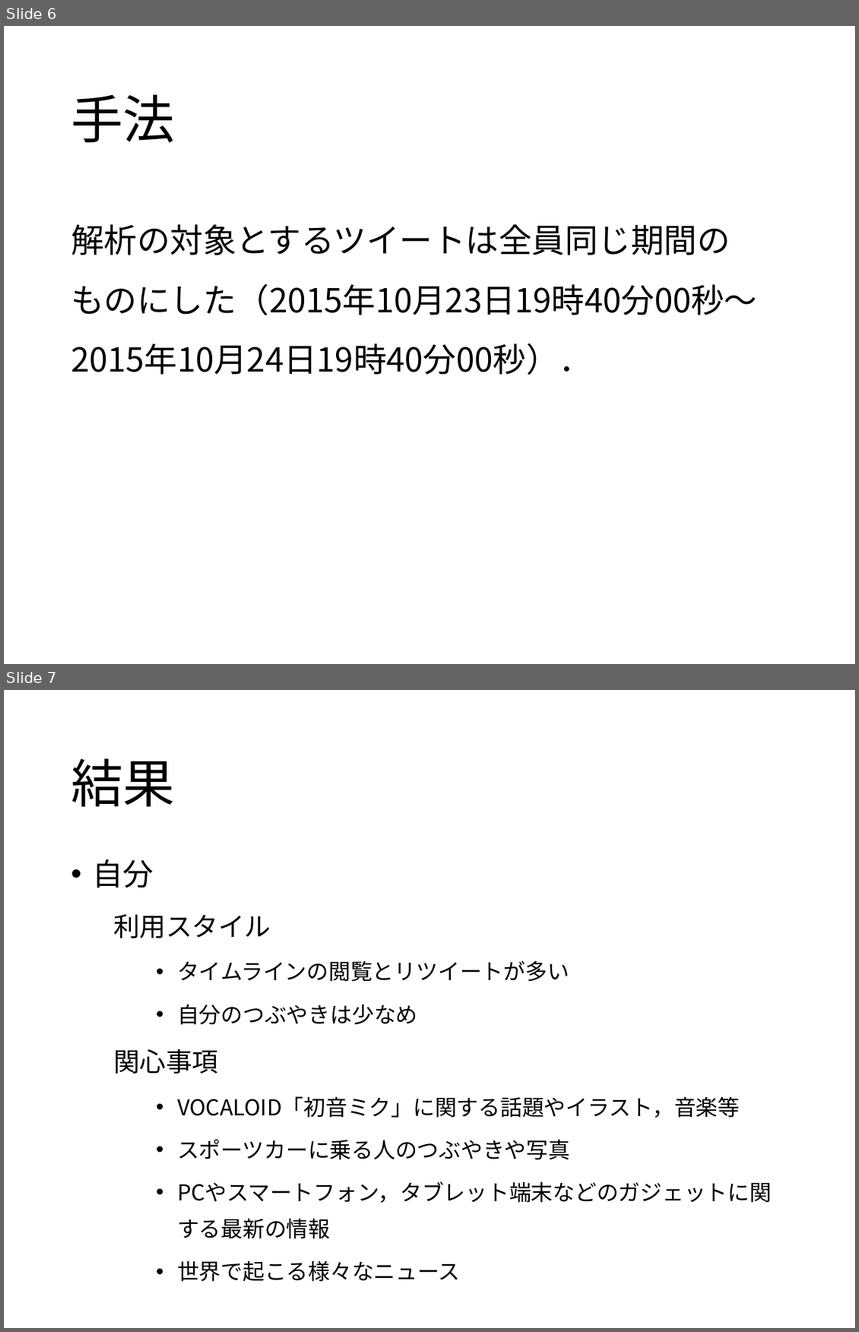
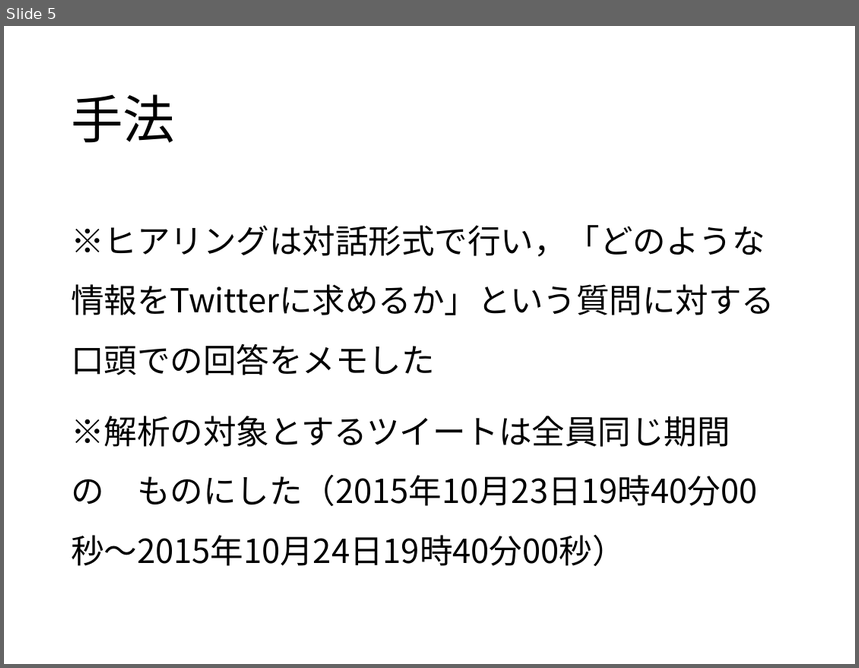
Before and after one commit to keimatsui/kadai, a slide deck: 卒業論文/2014/吉野聡志/最終発表/最終発表スライド.pptx. Shown one above the other, each under a label of ours: slides 6 and 7 before the commit, slide 5 after it. The pictures are 859x1332 and 859x668 pixels, drawn with LibreOffice and Linux fonts; fonts in the diff are those of the drawing. Boxes give left, top, right and bottom in pixels: in the first picture for what was removed or moved away, otherwise in the second. Text is boxed around its words. In the diff, an @@ line names an element or a change of style, - is before the commit and + after.

Commit message:
最終発表スライド提出

```diff
--- a/卒業論文/2014/吉野聡志/最終発表/最終発表スライド.pptx
+++ b/卒業論文/2014/吉野聡志/最終発表/最終発表スライド.pptx
@@ slide 7 removed at [4,690,855,1328], background #FFFFFF @@
@@ title removed at [71,758,175,807] @@
-結果
@@ text removed at [92,859,772,1282] @@
-• 自分
-  利用スタイル
-    • タイムラインの閲覧とリツイートが多い
-    • 自分のつぶやきは少なめ
-  関心事項
-    • VOCALOID「初音ミク」に関する話題やイラスト，音楽等
-    • スポーツカーに乗る人のつぶやきや写真
-    • PCやスマートフォン，タブレット端末などのガジェットに関する最新の情報
-    • 世界で起こる様々なニュース
@@ what was slide 6 is now slide 5 @@
@@ slide 5 changed as well @@
@@ text at [71,225,775,566]: text changed @@
-解析の対象とするツイートは全員同じ期間の ものにした（2015年10月23日19時40分00秒～2015年10月24日19時40分00秒）．
+※ヒアリングは対話形式で行い，「どのような情報をTwitterに求めるか」という質問に対する口頭での回答をメモした
+※解析の対象とするツイートは全員同じ期間の ものにした（2015年10月23日19時40分00秒～2015年10月24日19時40分00秒）
```
Also in this commit, not shown: 13 other slides changed, 3 slides added, 5 other slides removed.
